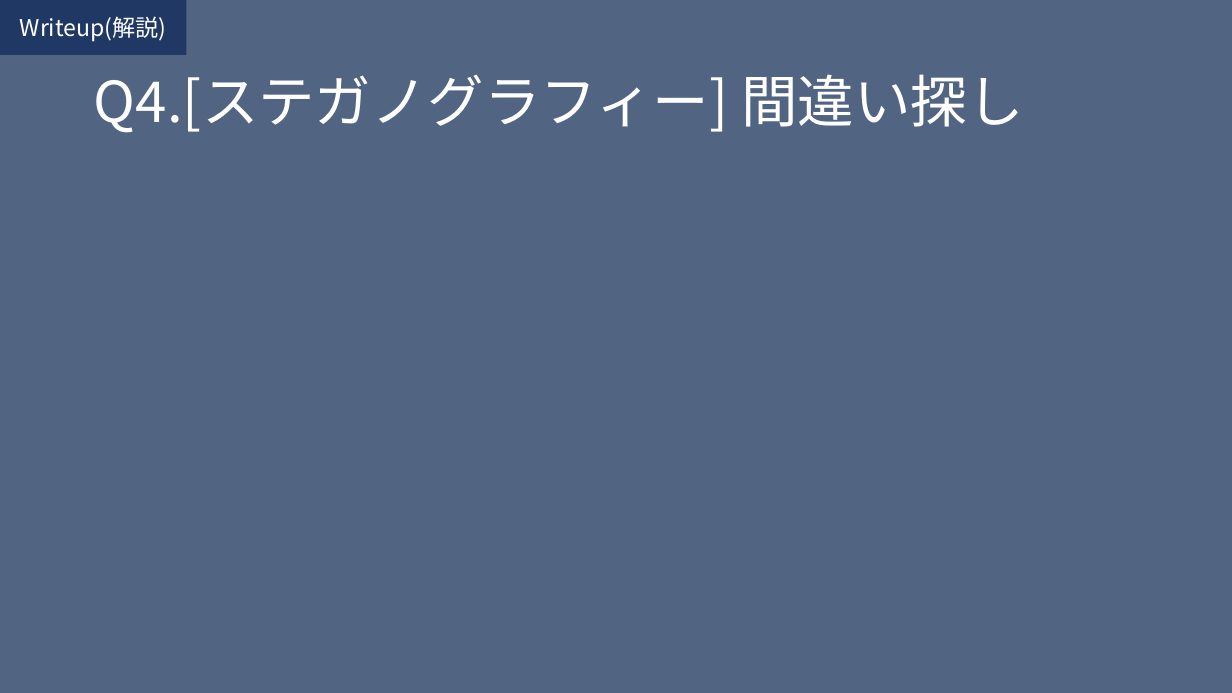
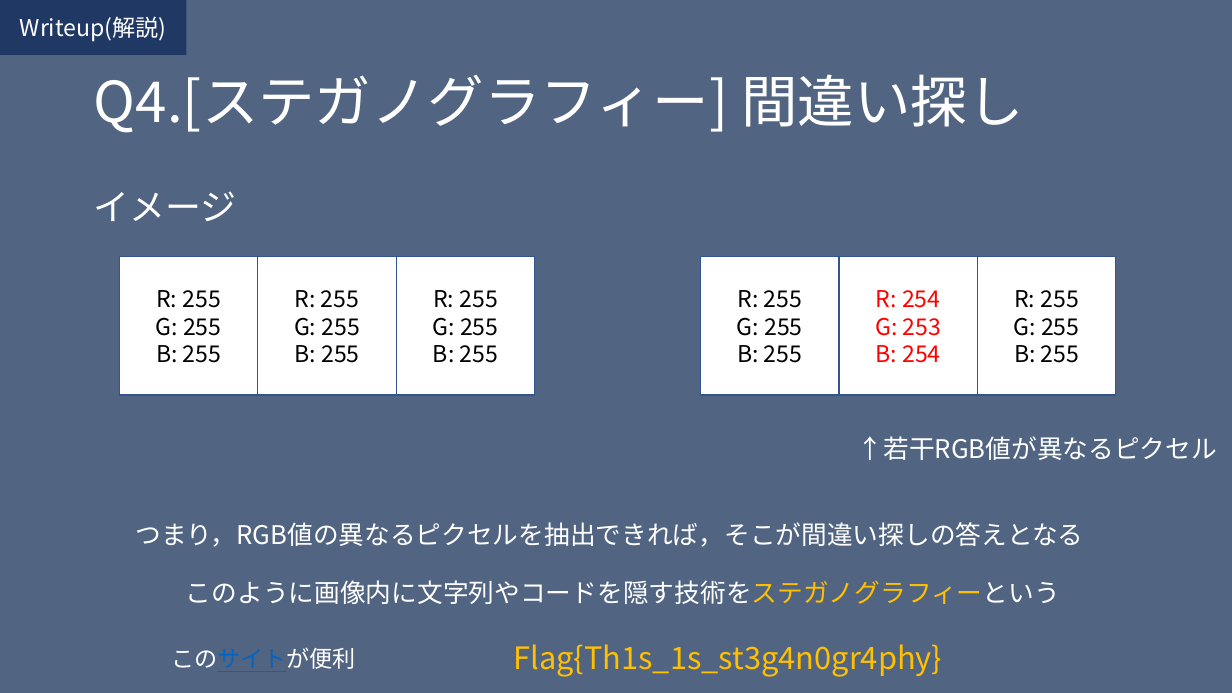
Before and after one commit to H0ndh11/CTF, a slide deck: slide 11 of ゼミ発表資料/ctf発表スライド.pptx. Drawn at 1232x693 pixels with LibreOffice and Linux fonts; fonts in the diff are those of the drawing. Boxes give left, top, right and bottom in pixels: in the first picture for what was removed or moved away, otherwise in the second. Text is boxed around its words. In the diff, an @@ line names an element or a change of style, - is before the commit and + after.

```diff
--- a/ゼミ発表資料/ctf発表スライド.pptx
+++ b/ゼミ発表資料/ctf発表スライド.pptx
@@ text added at [94,191,237,221], 28 pt, text #FFFFFF @@
+イメージ
@@ group added at [119,257,1116,396]: 6 rectangles @@
+R: 255
+G: 255
+B: 255
+R: 255
+G: 255
+B: 255
+R: 255
+G: 255
+B: 255
+R: 255
+G: 255
+B: 255
+R: 254
+G: 253
+B: 254
+R: 255
+G: 255
+B: 255
@@ text added at [858,436,1217,460], 20 pt, text #FFFFFF @@
+↑若干RGB値が異なるピクセル
@@ text added at [135,522,1083,547], 20 pt, text #FFFFFF @@
+つまり，RGB値の異なるピクセルを抽出できれば，そこが間違い探しの答えとなる
@@ text added at [186,580,1060,604], 20 pt, text #FFFFFF @@
+このように画像内に文字列やコードを隠す技術をステガノグラフィーという
@@ text added at [171,647,356,672], 18 pt, text #FFFFFF @@
+このサイトが便利
@@ text added at [513,644,942,677], 24 pt, text #FFC000 @@
+Flag{Th1s_1s_st3g4n0gr4phy}
```
Also in this commit, not shown: 7 other slides changed, 2 other files.
